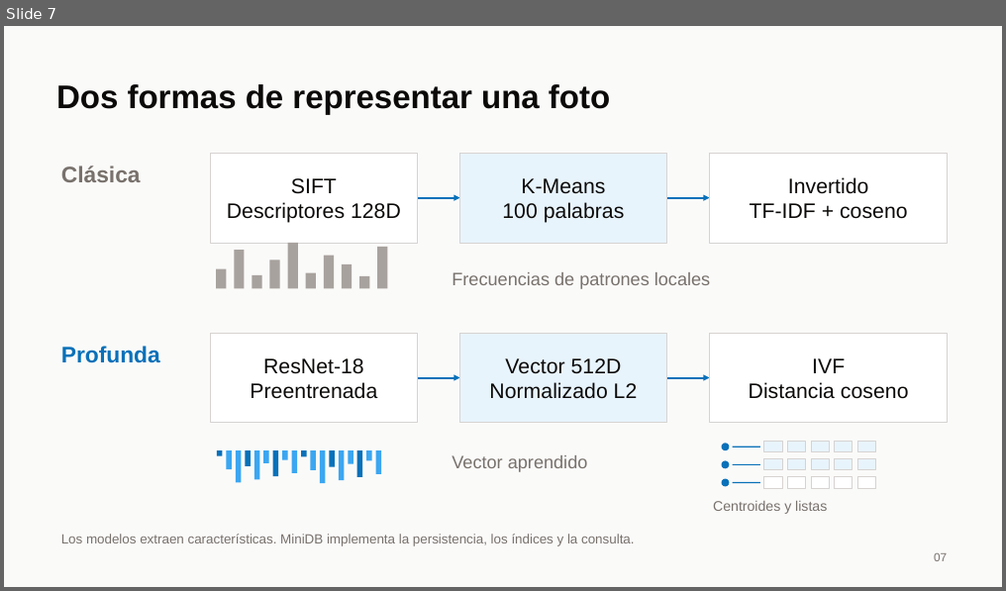
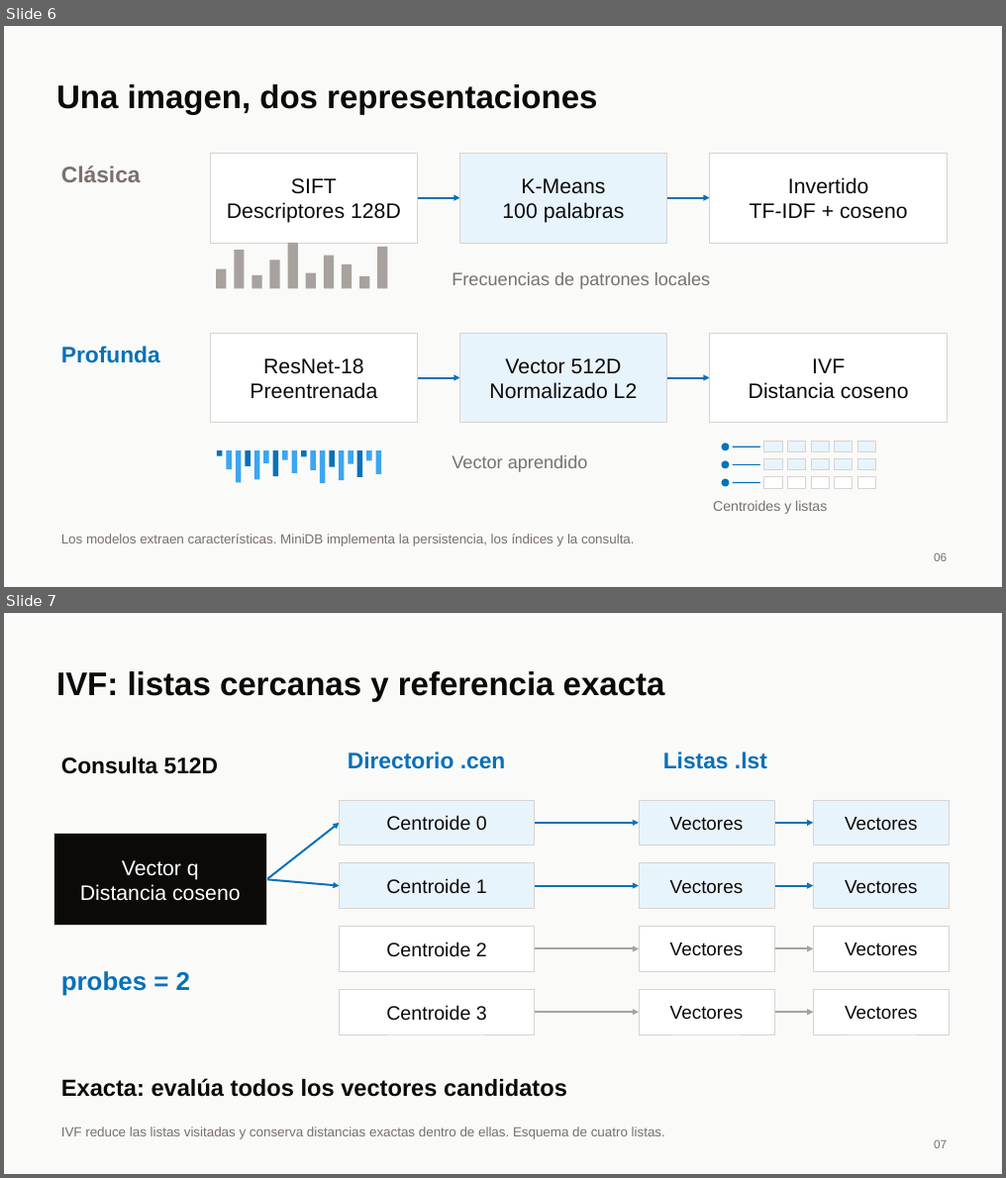
Before and after one commit to brandoLC/proyecto_BD2, a slide deck: presentacion/Presentacion_MiniDB.pptx. Shown one above the other, each under a label of ours: slide 7 before the commit, slides 6 and 7 after it. The pictures are 1006x591 and 1006x1178 pixels, drawn with LibreOffice and Linux fonts; fonts in the diff are those of the drawing. Boxes give left, top, right and bottom in pixels: in the first picture for what was removed or moved away, otherwise in the second. Text is boxed around its words. In the diff, an @@ line names an element or a change of style, - is before the commit and + after.

```diff
--- a/presentacion/Presentacion_MiniDB.pptx
+++ b/presentacion/Presentacion_MiniDB.pptx
@@ slide 7 added at (4, 613, 1002, 1174), background #FAFAF9 @@
@@ text added at (56, 671, 665, 702), 31.5 pt, text #0C0A09, bold @@
+IVF: listas cercanas y referencia exacta
@@ text added at (61, 757, 219, 774), 21.8 pt, text #0C0A09, bold @@
+Consulta 512D
@@ text added at (348, 752, 506, 769), 21.8 pt, text #0871B9, bold @@
+Directorio .cen
@@ text added at (663, 752, 767, 769), 21.8 pt, text #0871B9, bold @@
+Listas .lst
@@ rectangle added at (340, 800, 534, 845), fill #E8F4FC, outline #D6D3D1 0.75 pt, 18.8 pt, text #0C0A09 @@
+Centroide 0
@@ rectangle added at (639, 800, 774, 845), fill #E8F4FC, outline #D6D3D1 0.75 pt, 18 pt, text #0C0A09 @@
+Vectores
@@ rectangle added at (813, 800, 948, 845), fill #E8F4FC, outline #D6D3D1 0.75 pt, 18 pt, text #0C0A09 @@
+Vectores
@@ rectangle added at (54, 834, 266, 926), fill #0C0A09, outline #D6D3D1 0.75 pt, 20.2 pt, text #FFFFFF @@
+Vector q
+Distancia coseno
@@ arrow added from (266, 879) to (340, 823), #0871B9 1.88 pt @@
@@ arrow added from (534, 823) to (639, 823), #0871B9 1.88 pt @@
@@ arrow added from (774, 823) to (813, 823), #0871B9 1.88 pt @@
@@ arrow added from (266, 879) to (340, 886), #0871B9 1.88 pt @@
@@ rectangle added at (340, 863, 534, 908), fill #E8F4FC, outline #D6D3D1 0.75 pt, 18.8 pt, text #0C0A09 @@
+Centroide 1
@@ rectangle added at (639, 863, 774, 908), fill #E8F4FC, outline #D6D3D1 0.75 pt, 18 pt, text #0C0A09 @@
+Vectores
@@ rectangle added at (813, 863, 948, 908), fill #E8F4FC, outline #D6D3D1 0.75 pt, 18 pt, text #0C0A09 @@
+Vectores
@@ arrow added from (534, 886) to (639, 886), #0871B9 1.88 pt @@
@@ arrow added from (774, 886) to (813, 886), #0871B9 1.88 pt @@
@@ rectangle added at (340, 927, 534, 971), fill #FFFFFF, outline #D6D3D1 0.75 pt, 18.8 pt, text #0C0A09 @@
+Centroide 2
@@ rectangle added at (639, 927, 774, 971), fill #FFFFFF, outline #D6D3D1 0.75 pt, 18 pt, text #0C0A09 @@
+Vectores
@@ rectangle added at (813, 927, 948, 971), fill #FFFFFF, outline #D6D3D1 0.75 pt, 18 pt, text #0C0A09 @@
+Vectores
@@ arrow added from (534, 950) to (639, 950), #A8A29E 1.88 pt @@
@@ arrow added from (774, 950) to (813, 950), #A8A29E 1.88 pt @@
@@ text added at (61, 971, 190, 996), 24.8 pt, text #0871B9, bold @@
+probes = 2
@@ rectangle added at (340, 989, 534, 1035), fill #FFFFFF, outline #D6D3D1 0.75 pt, 18.8 pt, text #0C0A09 @@
+Centroide 3
@@ rectangle added at (639, 989, 774, 1035), fill #FFFFFF, outline #D6D3D1 0.75 pt, 18 pt, text #0C0A09 @@
+Vectores
@@ rectangle added at (813, 989, 948, 1035), fill #FFFFFF, outline #D6D3D1 0.75 pt, 18 pt, text #0C0A09 @@
+Vectores
@@ arrow added from (534, 1012) to (639, 1012), #A8A29E 1.88 pt @@
@@ arrow added from (774, 1012) to (813, 1012), #A8A29E 1.88 pt @@
@@ text added at (61, 1078, 567, 1097), 22.5 pt, text #0C0A09, bold @@
+Exacta: evalúa todos los vectores candidatos
@@ text added at (61, 1127, 665, 1140), 12.8 pt, text #78716C @@
+IVF reduce las listas visitadas y conserva distancias exactas dentro de ellas. Esquema de cuatro listas.
@@ text added at (934, 1141, 946, 1149), 11.2 pt, text #78716C @@
+07
@@ what was slide 7 is now slide 6 @@
@@ slide 6 changed as well @@
@@ text at (56, 84, 597, 115): text changed @@
-Dos formas de representar una foto
+Una imagen, dos representaciones
@@ text at (934, 554, 946, 562): text changed @@
-07
+06
```
Also in this commit, not shown: 5 other slides changed, 5 other slides added, 6 slides removed.
